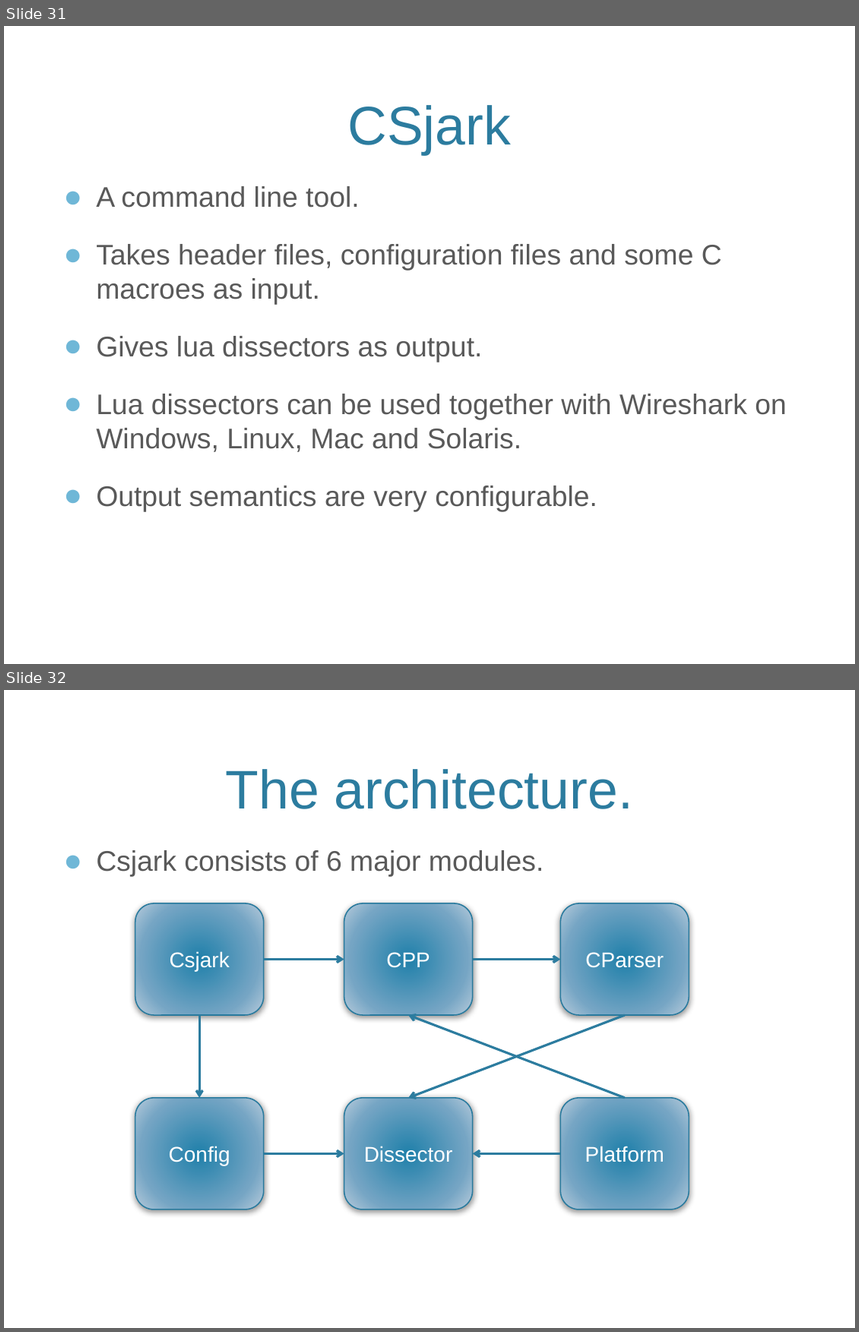
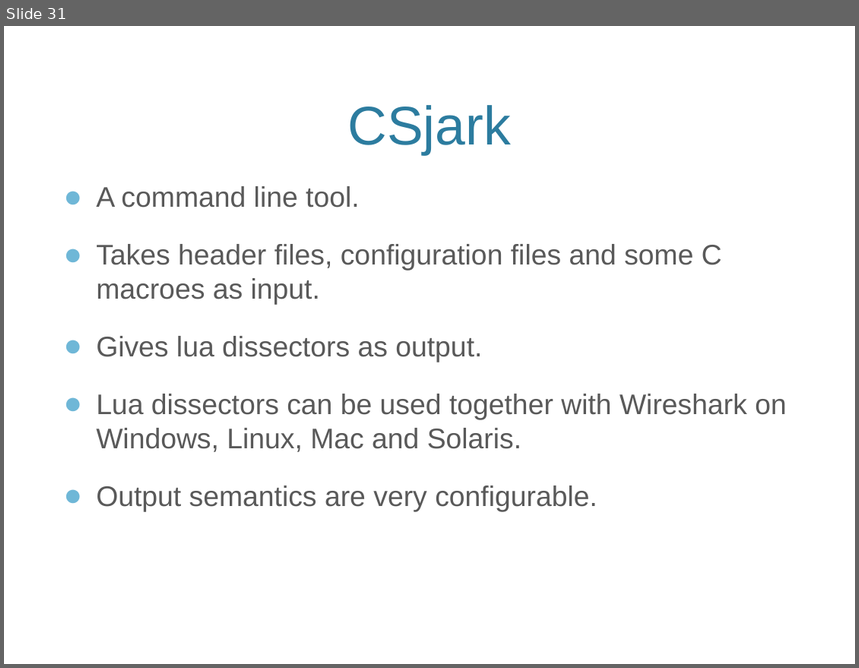
Before and after one commit to eventh/kpro9, a slide deck: presentation/TDT4290_FinalPresentasjon.pptx. Shown one above the other, each under a label of ours: slides 31 and 32 before the commit, slide 31 after it. The pictures are 859x1332 and 859x668 pixels, drawn with LibreOffice and Linux fonts; fonts in the diff are those of the drawing; background and template pictures are left out. Boxes give left, top, right and bottom in pixels: in the first picture for what was removed or moved away, otherwise in the second. Text is boxed around its words. In the diff, an @@ line names an element or a change of style, - is before the commit and + after.

```diff
--- a/presentation/TDT4290_FinalPresentasjon.pptx
+++ b/presentation/TDT4290_FinalPresentasjon.pptx
@@ slide 32 removed at [4,690,855,1328], background picture (left out) @@
@@ title removed at [226,769,633,809] @@
-The architecture.
@@ text removed at [96,850,544,877] @@
-● Csjark consists of 6 major modules.
@@ rounded rectangle removed at [135,904,264,1015] @@
-Csjark
@@ rounded rectangle removed at [344,904,473,1015] @@
-CPP
@@ rounded rectangle removed at [560,904,690,1015] @@
-CParser
@@ arrow removed from (264, 960) to (344, 960) @@
@@ arrow removed from (473, 960) to (560, 960) @@
@@ arrow removed from (200, 1015) to (200, 1097) @@
@@ arrow removed from (624, 1015) to (408, 1097) @@
@@ arrow removed from (624, 1097) to (408, 1015) @@
@@ rounded rectangle removed at [135,1097,264,1209] @@
-Config
@@ rounded rectangle removed at [344,1097,473,1209] @@
-Dissector
@@ rounded rectangle removed at [560,1097,690,1209] @@
-Platform
@@ arrow removed from (264, 1154) to (344, 1154) @@
@@ arrow removed from (560, 1154) to (473, 1154) @@
```
Also in this commit, not shown: 13 slides changed, 5 slides added, 11 other slides removed, 3 other files.
